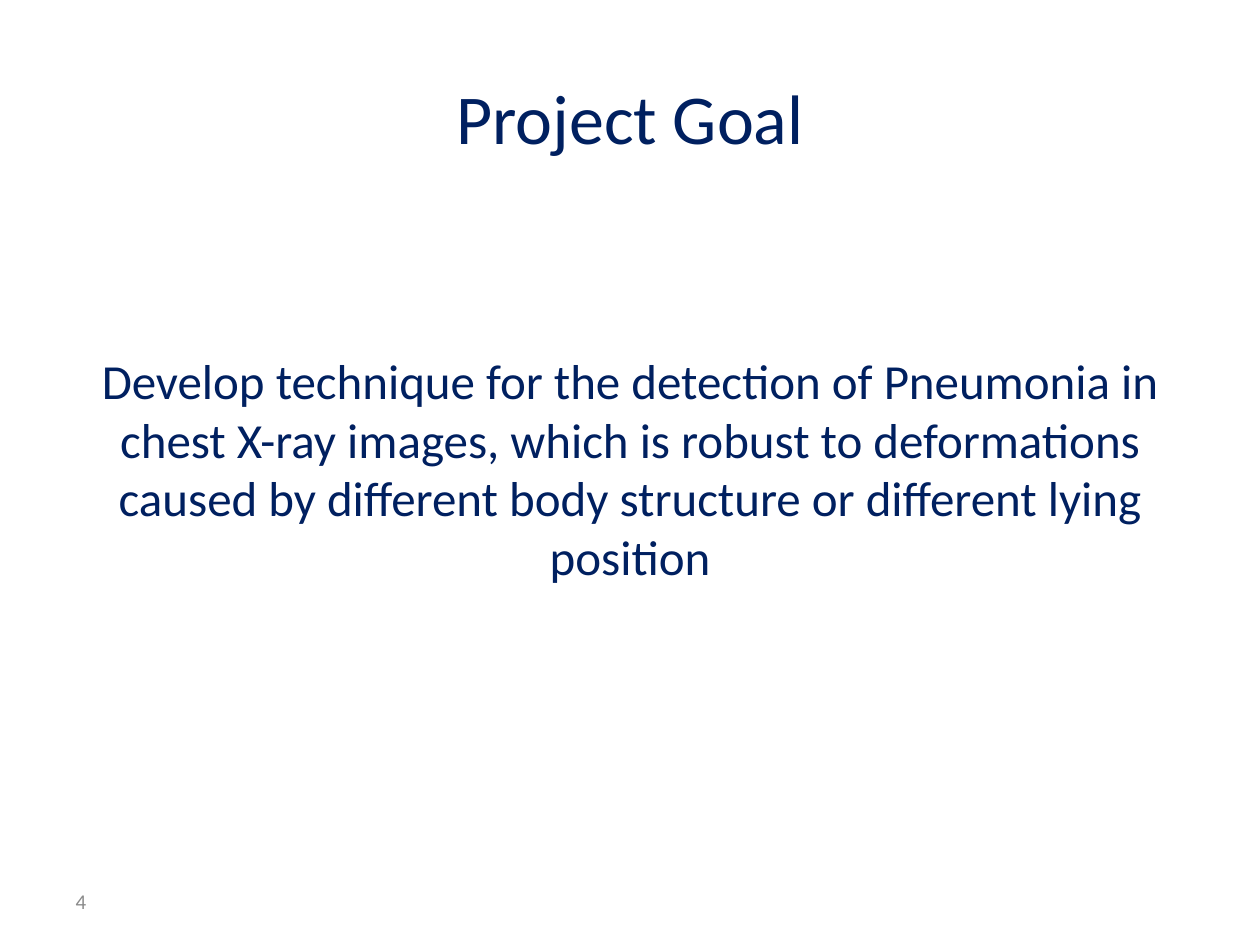
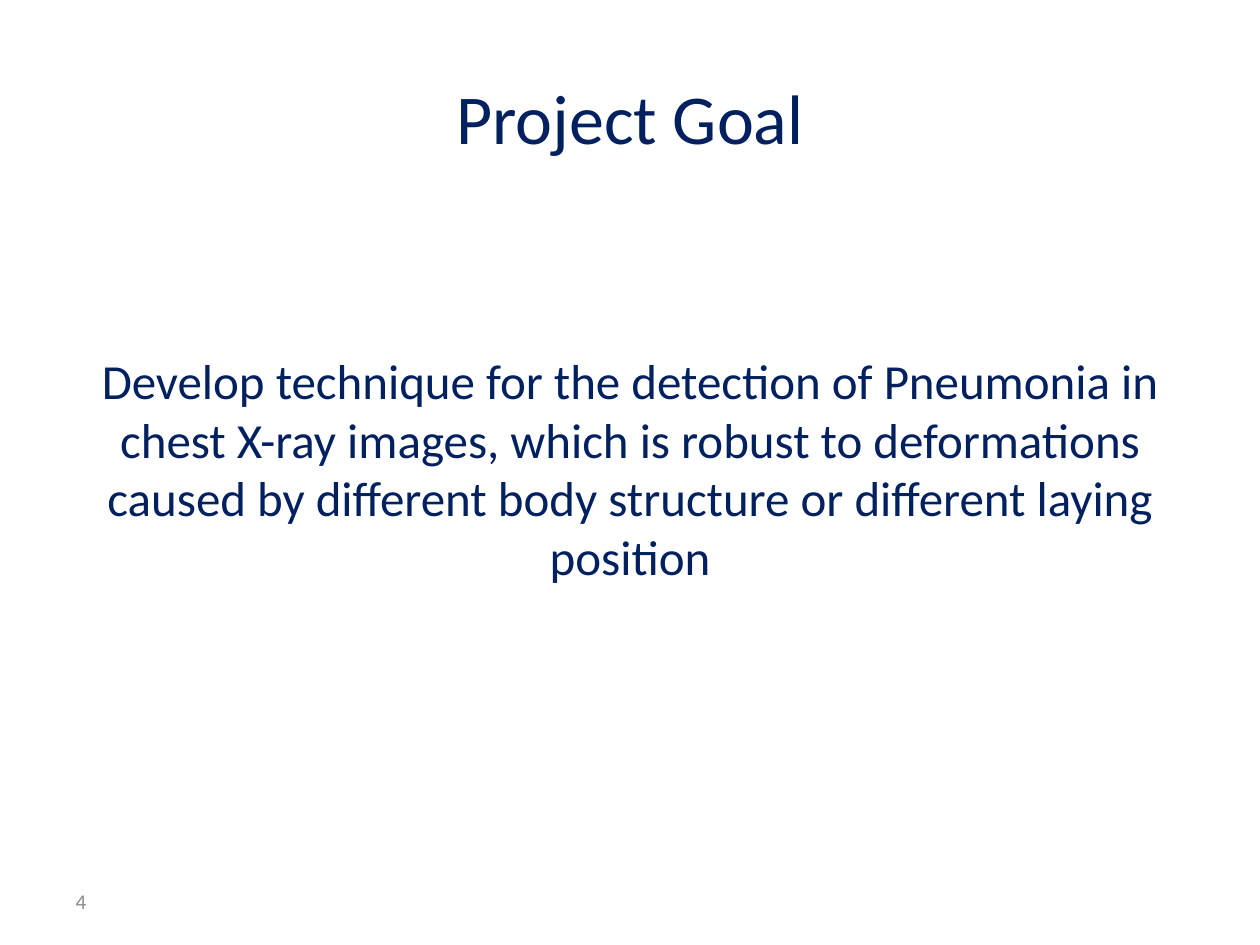
Before and after one commit to andyro2/Pneumonia-Detection-from-Chest-X-Rays-with-Robustness-to-Deformations, a slide deck: slide 4 of MidPresentation_Andy_Or.pptx. Drawn at 1260x945 pixels with LibreOffice and Linux fonts; fonts in the diff are those of the drawing; background and template pictures are left out. Boxes give left, top, right and bottom in pixels: in the first picture for what was removed or moved away, otherwise in the second. Text is boxed around its words. In the diff, an @@ line names an element or a change of style, - is before the commit and + after.

Commit message:
Final mid presentation version

```diff
--- a/MidPresentation_Andy_Or.pptx
+++ b/MidPresentation_Andy_Or.pptx
@@ text at (102,365,1158,583): text changed @@
-Develop technique for the detection of Pneumonia in chest X-ray images, which is robust to deformations caused by different body structure or different lying position
+Develop technique for the detection of Pneumonia in chest X-ray images, which is robust to deformations caused by different body structure or different laying position
```
Also in this commit, not shown: 7 other slides changed.
